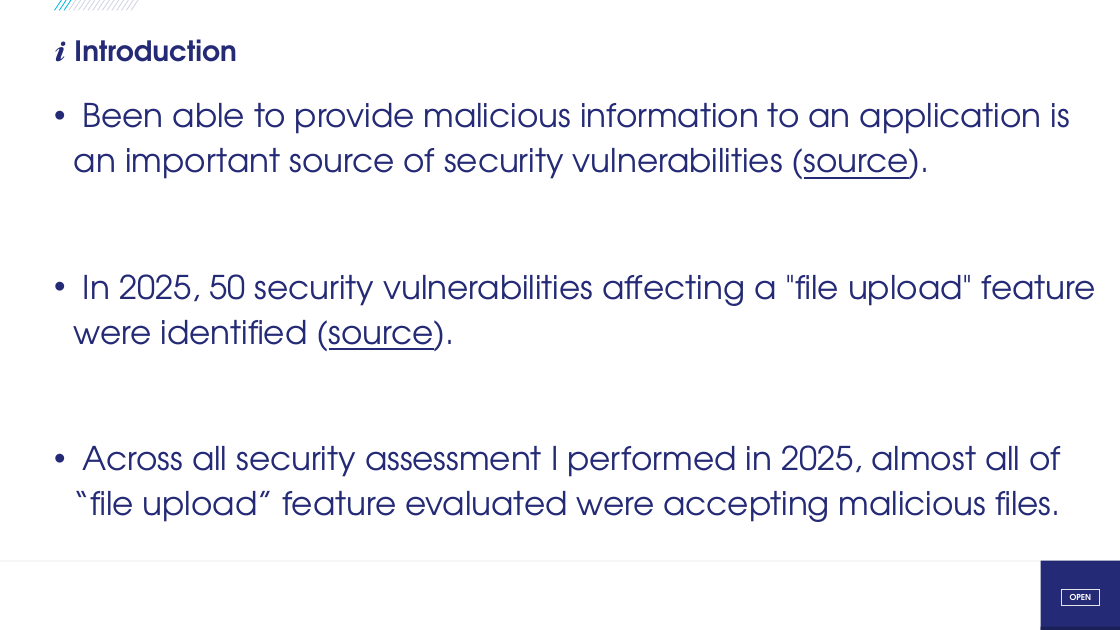
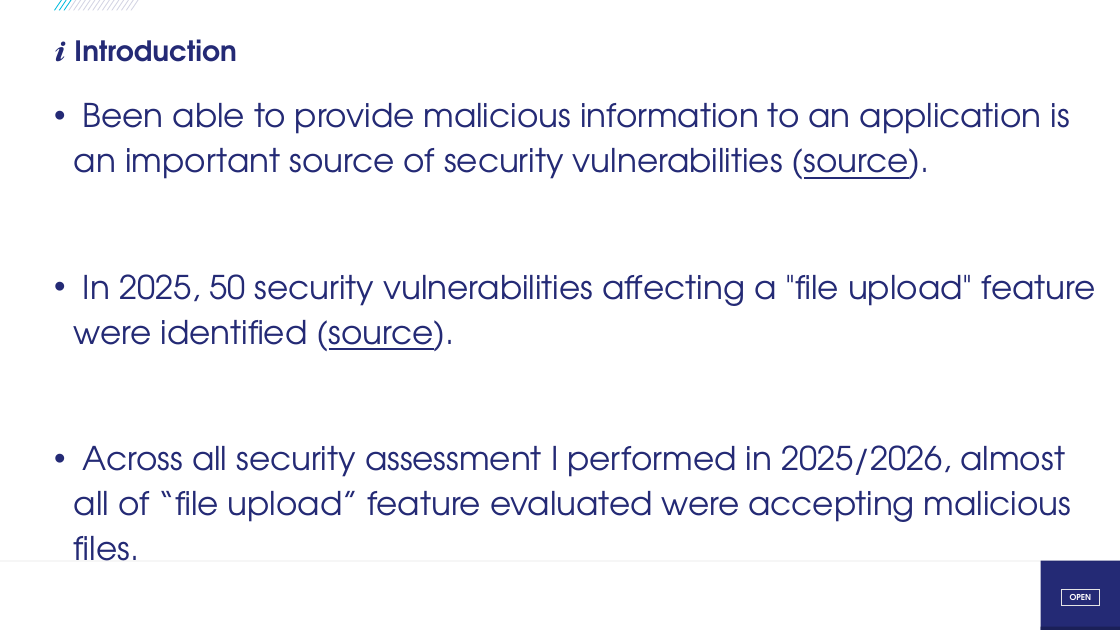
Before and after one commit to righettod/voxxeddays-lux-2026, a slide deck: slide 3 of presentation.pptx. Drawn at 1120x630 pixels with LibreOffice and Linux fonts; fonts in the diff are those of the drawing; background and template pictures are left out. Boxes give left, top, right and bottom in pixels: in the first picture for what was removed or moved away, otherwise in the second. Text is boxed around its words. In the diff, an @@ line names an element or a change of style, - is before the commit and + after.

```diff
--- a/presentation.pptx
+++ b/presentation.pptx
@@ text at (x1=74, y1=445, x2=1071, y2=561): text changed @@
-• Across all security assessment I performed in 2025, almost all of “file upload” feature evaluated were accepting malicious files.
+• Across all security assessment I performed in 2025/2026, almost all of “file upload” feature evaluated were accepting malicious files.
```
Also in this commit, not shown: 8 other slides changed, 1 slide removed, 1 other file.
